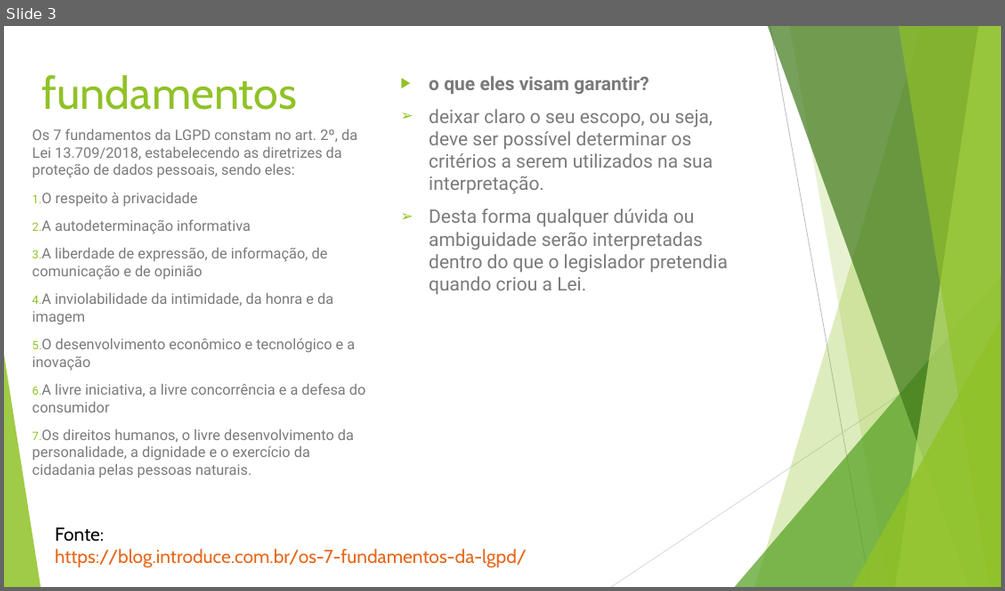
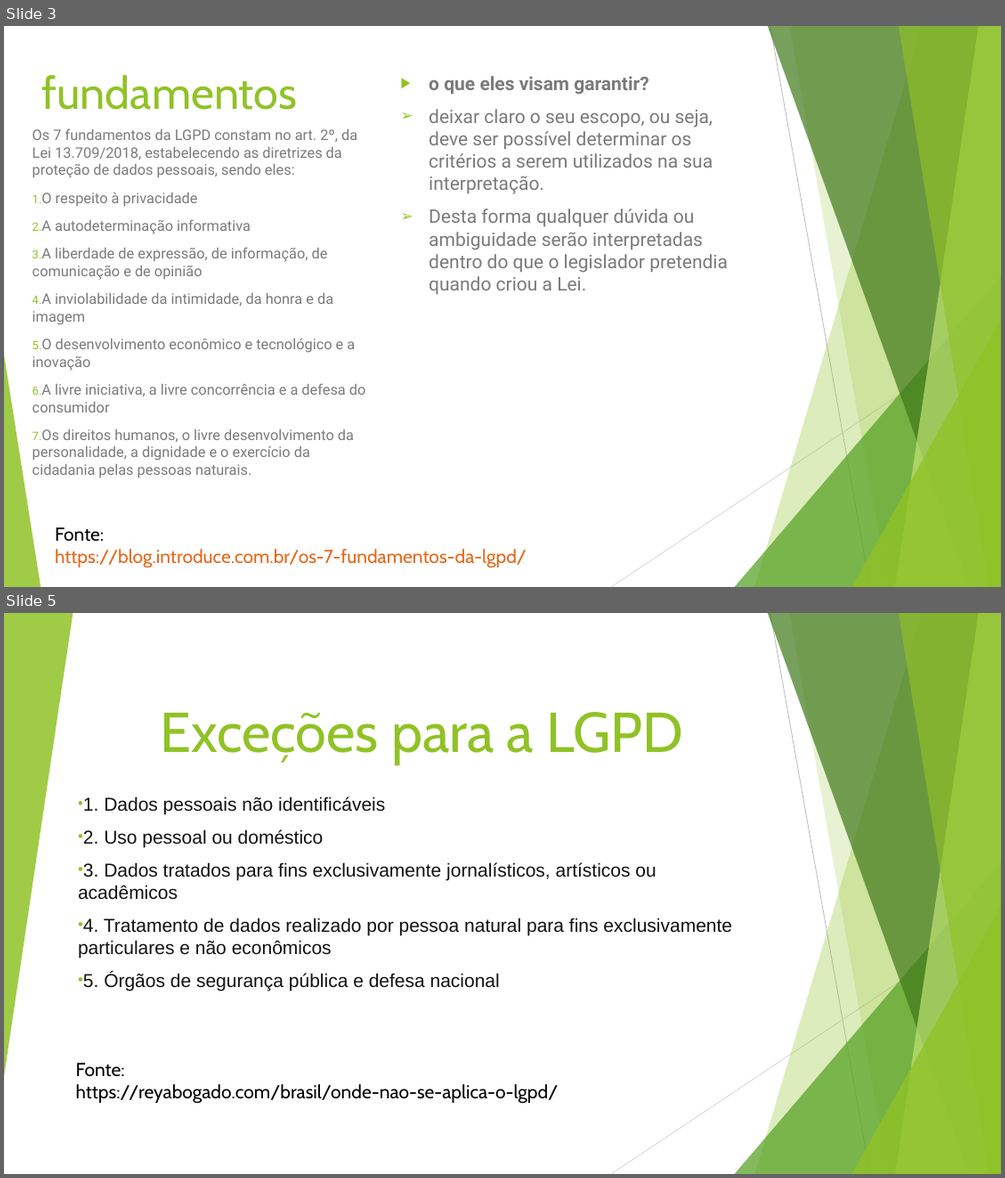
Before and after one commit to wdhenmyz/apresentar, a slide deck: Princípios e Fundamentos da LGPD.pptx. Shown one above the other, each under a label of ours: slide 3 before the commit, slides 3 and 5 after it; the slides between them are not shown. The pictures are 1005x591 and 1005x1178 pixels, drawn with LibreOffice and Linux fonts; fonts in the diff are those of the drawing. Boxes give left, top, right and bottom in pixels: in the first picture for what was removed or moved away, otherwise in the second. Text is boxed around its words. In the diff, an @@ line names an element or a change of style, - is before the commit and + after.

```diff
--- a/Princípios e Fundamentos da LGPD.pptx
+++ b/Princípios e Fundamentos da LGPD.pptx
@@ slide 5 added at bbox=[4, 613, 1001, 1174], background #FFFFFF; not listed: 9 template elements that a slide beside it also shows @@
@@ triangle added at bbox=[4, 613, 73, 1077], fill #90C226 at 85% opacity @@
@@ title added at bbox=[161, 712, 683, 765], 54 pt, text #90C226 @@
+Exceções para a LGPD
@@ subtitle added at bbox=[78, 796, 732, 990], 18 pt, text #111111 @@
+• 1. Dados pessoais não identificáveis
+• 2. Uso pessoal ou doméstico
+• 3. Dados tratados para fins exclusivamente jornalísticos, artísticos ou acadêmicos
+• 4. Tratamento de dados realizado por pessoa natural para fins exclusivamente particulares e não econômicos
+• 5. Órgãos de segurança pública e defesa nacional
@@ text added at bbox=[76, 1062, 558, 1103], 18 pt, text #000000 @@
+Fonte:
+https://reyabogado.com/brasil/onde-nao-se-aplica-o-lgpd/
```
Also in this commit, not shown: 1 slide changed, 2 other slides added.
